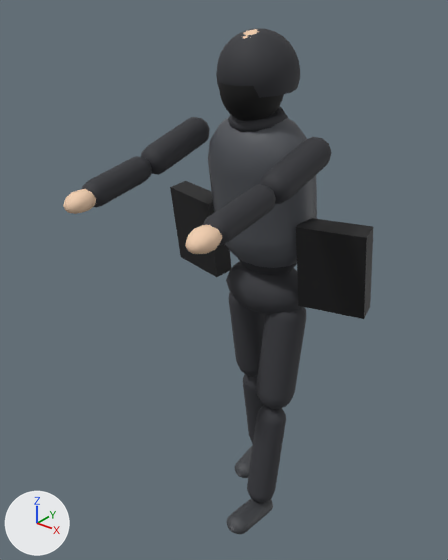
A saved change to the glTF model city-hold/public/models/placeholder/char_looter_04_vest_shopping_bags.glb.
Rendered twice from a camera (50 mm lens) standing at (1.142, -1.679, 1.901) and looking at (-0.055, -0.183, 0.974). The lights are fixed; the arrows at lower left show +X, +Y and +Z. The picture after the commit comes second. Both versions are drawn at frame 14 of the action 'held'; the numbers are the values there.
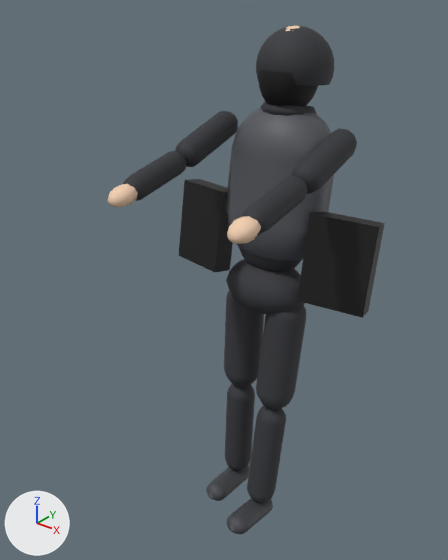
Not drawn themselves, but carrying or shaping drawn objects: ob_legl, ob_torso, ob_head, ob_arml, ob_armr.

Boxes (x1, y1, x2, y2) around the edits, measured in the pictures (448 x 560 px):
'Mesh_5', turned: before (208, 112, 317, 268); after (226, 108, 334, 261)
'Mesh_15.001', turned: before (296, 218, 373, 319); after (297, 212, 385, 318)
'Mesh_10', turned: before (216, 28, 300, 98); after (256, 26, 334, 86)
'Mesh_15', turned: before (170, 181, 232, 277); after (179, 179, 233, 272)
'Mesh_12.001', turned: before (260, 137, 331, 204); after (292, 128, 357, 194)
'Mesh_13.001', turned: before (203, 184, 276, 246); after (242, 176, 307, 235)
'Mesh_12', turned: before (141, 117, 210, 175); after (175, 111, 238, 167)
'Mesh_13', turned: before (82, 156, 152, 207); after (123, 151, 186, 201)
'Mesh_11', turned: before (219, 82, 284, 121); after (259, 70, 318, 106)
'Mesh_1', turned: before (229, 292, 266, 376); after (224, 291, 264, 386)
'Mesh_2', turned: before (243, 374, 263, 443); after (225, 383, 255, 471)
'Mesh_14.001', turned: before (185, 225, 222, 254); after (227, 216, 261, 244)
'Mesh_14', turned: before (63, 189, 96, 214); after (108, 184, 138, 207)
'Mesh_8', turned: before (228, 106, 288, 132); after (260, 101, 317, 116)
'Mesh_3', turned: before (235, 445, 253, 478); after (206, 465, 250, 501)
'Mesh_4', turned: before (237, 257, 297, 275); after (238, 246, 302, 272)
'Mesh_9', turned (mostly hidden): before (243, 29, 259, 39); after (286, 26, 299, 31)

What changed in the scene script:
```text
Change ob_legl:
    ob_legl.rotation_euler: (0.165, 0.0, 0.0) -> (-0.0484, 0.0, 0.0)  # degrees (9.5, 0, 0) -> degrees (-2.8, 0, 0)
Change ob_torso:
    ob_torso.rotation_euler: (0.15, 0.0, 0.0) -> (-0.158, 0.0, 0.0)  # degrees (8.6, 0, 0) -> degrees (-9.1, 0, 0)
Change ob_head:
    ob_head.rotation_euler: (-0.075, 0.0, 0.0) -> (0.079, 0.0, 0.0)  # degrees (-4.3, 0, 0) -> degrees (4.5, 0, 0)
Change ob_arml:
    ob_arml.rotation_euler: (-1.45, 0.0, 0.0) -> (-1.098, 0.0, 0.0)  # degrees (-83, 0, 0) -> degrees (-63, 0, 0)
Change ob_armr:
    ob_armr.rotation_euler: (-1.45, 0.0, 0.0) -> (-1.098, 0.0, 0.0)  # degrees (-83, 0, 0) -> degrees (-63, 0, 0)
```
